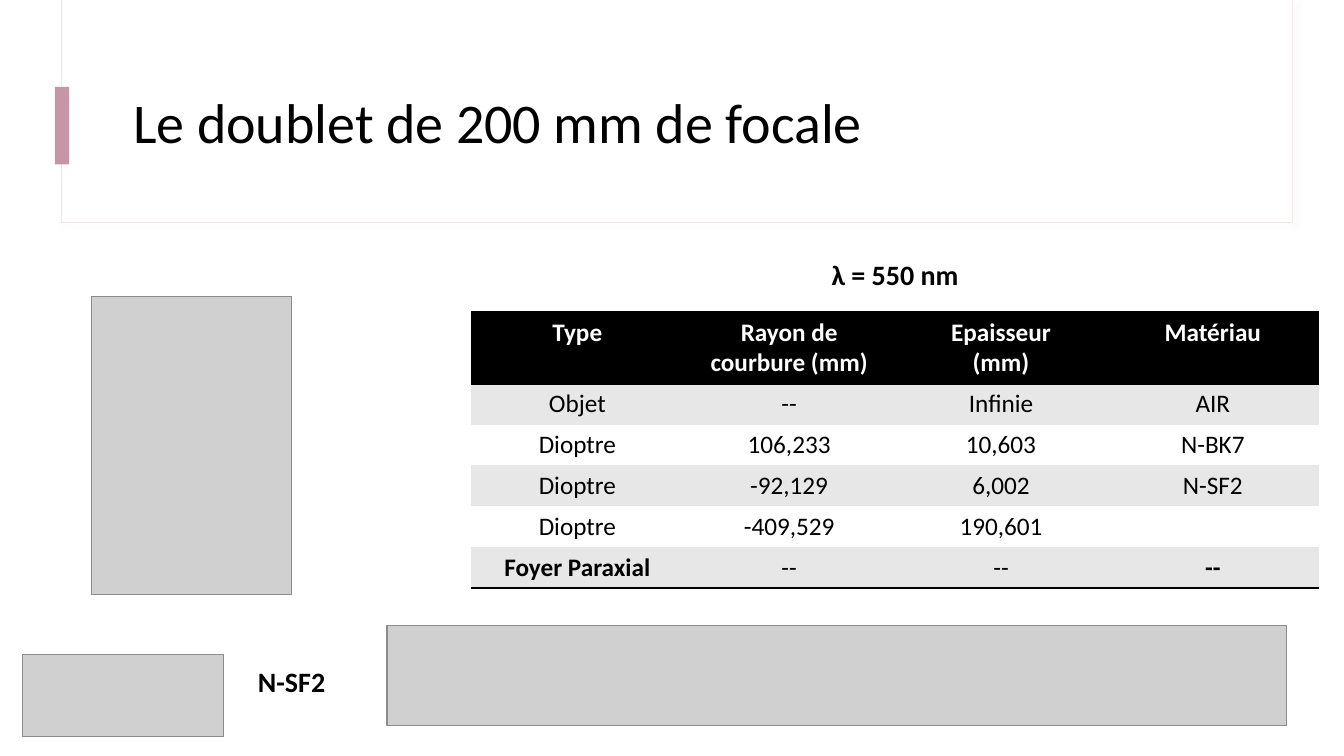
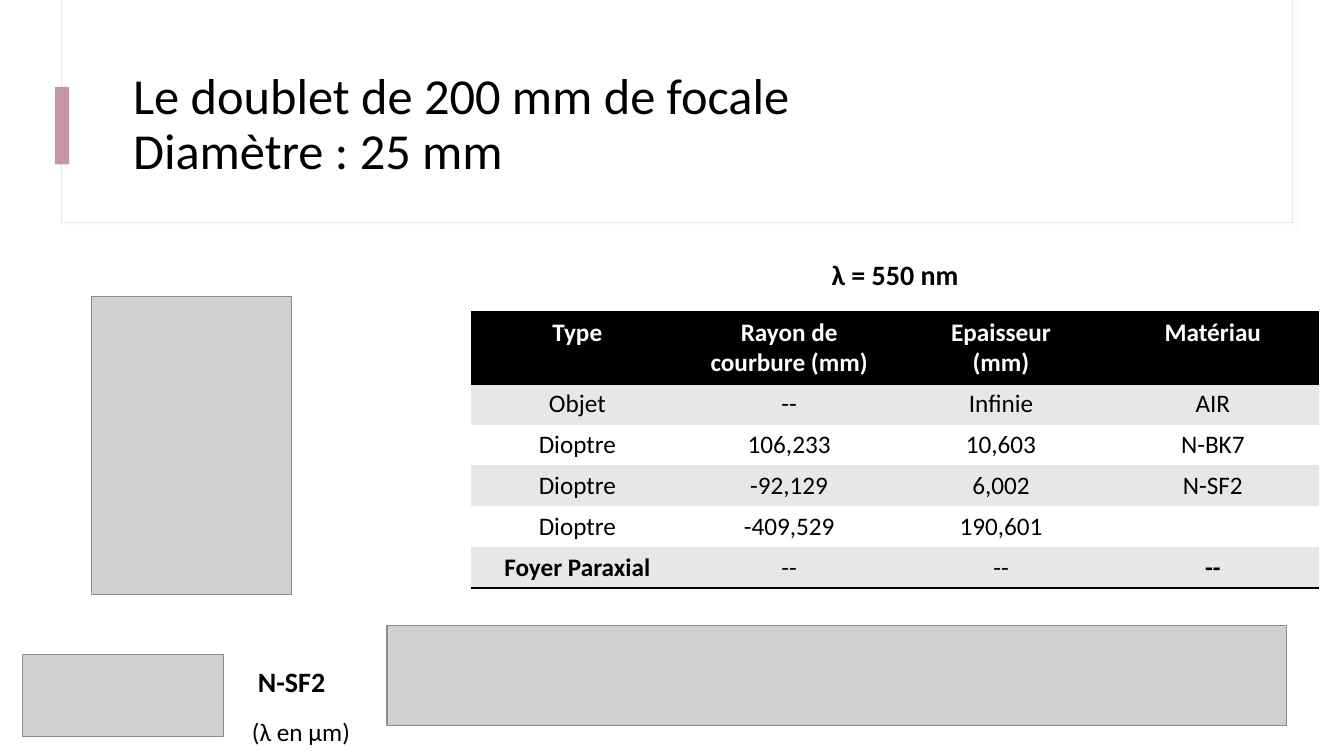
Before and after one commit to IOGS-Digital-Methods/semester-6, a slide deck: slide 10 of ONIP/NotionsCles.pptx. Drawn at 1344x756 pixels with LibreOffice and Linux fonts; fonts in the diff are those of the drawing; grey boxes stand for pictures. Boxes give left, top, right and bottom in pixels: in the first picture for what was removed or moved away, otherwise in the second. Text is boxed around its words. In the diff, an @@ line names an element or a change of style, - is before the commit and + after.

```diff
--- a/ONIP/NotionsCles.pptx
+++ b/ONIP/NotionsCles.pptx
@@ title at (133,79,790,170): text changed; size 40 to 36 pt @@
-Le doublet de 200 mm de focale
+Le doublet de 200 mm de focale
+Diamètre : 25 mm
@@ text added at (252,722,350,745), 18 pt, text #000000 @@
+(λ en µm)
```
Also in this commit, not shown: 4 other slides changed, 1 other file.
